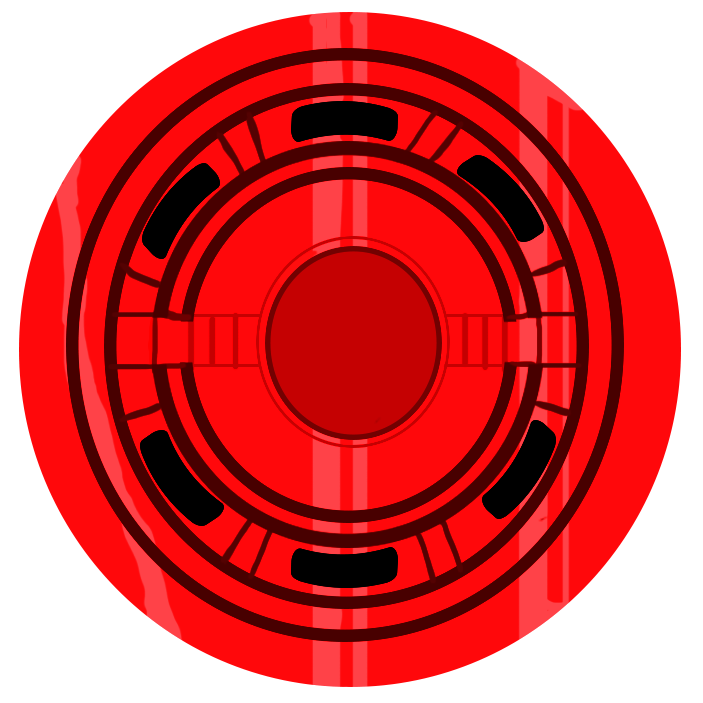
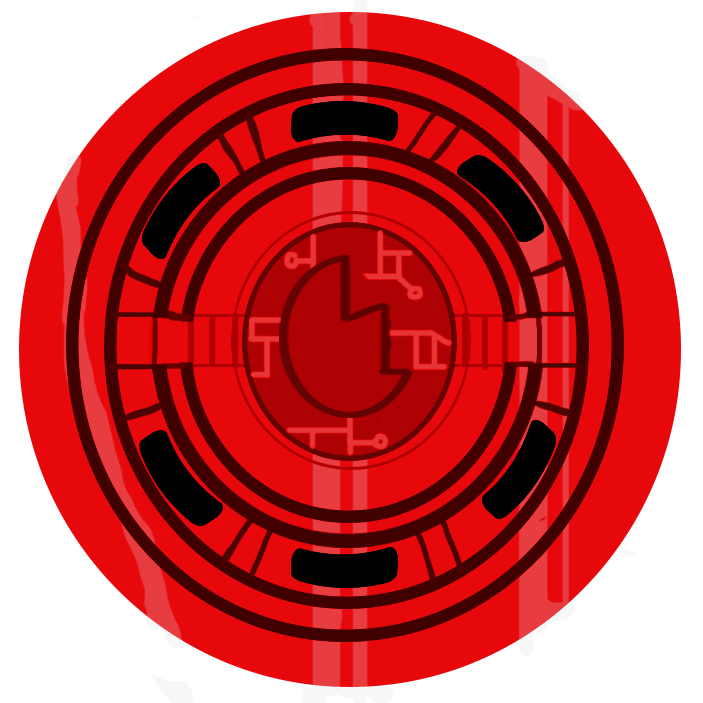
Two versions of the same layered image (703x703). Layer-by-layer changes:
added layer "Ellipse 7" above "Ellipse 5" over left=279, top=254, right=415, bottom=418
painted on "Ellipse 5", unmasked it over left=242, top=222, right=457, bottom=461
painted on "Ellipse 1 copy 3" over left=339, top=412, right=352, bottom=445
painted on "Ellipse 6" over left=231, top=211, right=471, bottom=470
painted on "Rounded Rectangle 1 copy 4" over left=458, top=175, right=493, bottom=204
painted on "Rounded Rectangle 1 copy 3" over left=553, top=443, right=556, bottom=451
painted on "Rounded Rectangle 1 copy 2" over left=139, top=430, right=224, bottom=526
painted on "shadow" over left=338, top=412, right=346, bottom=439
